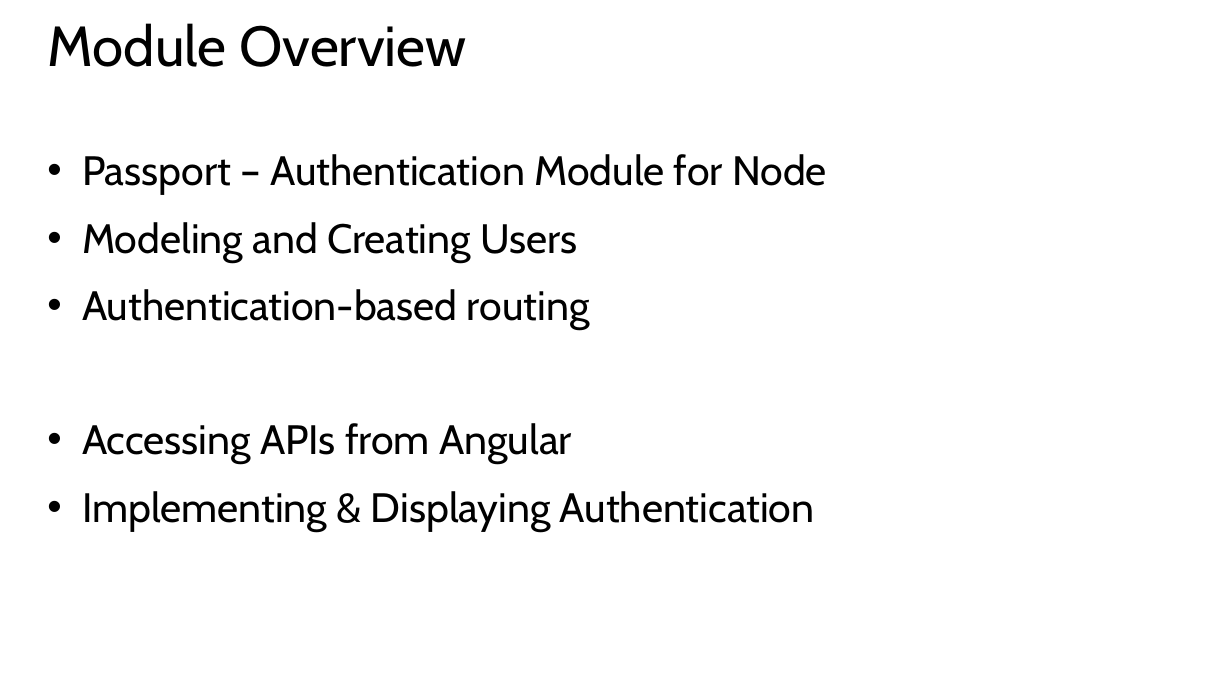
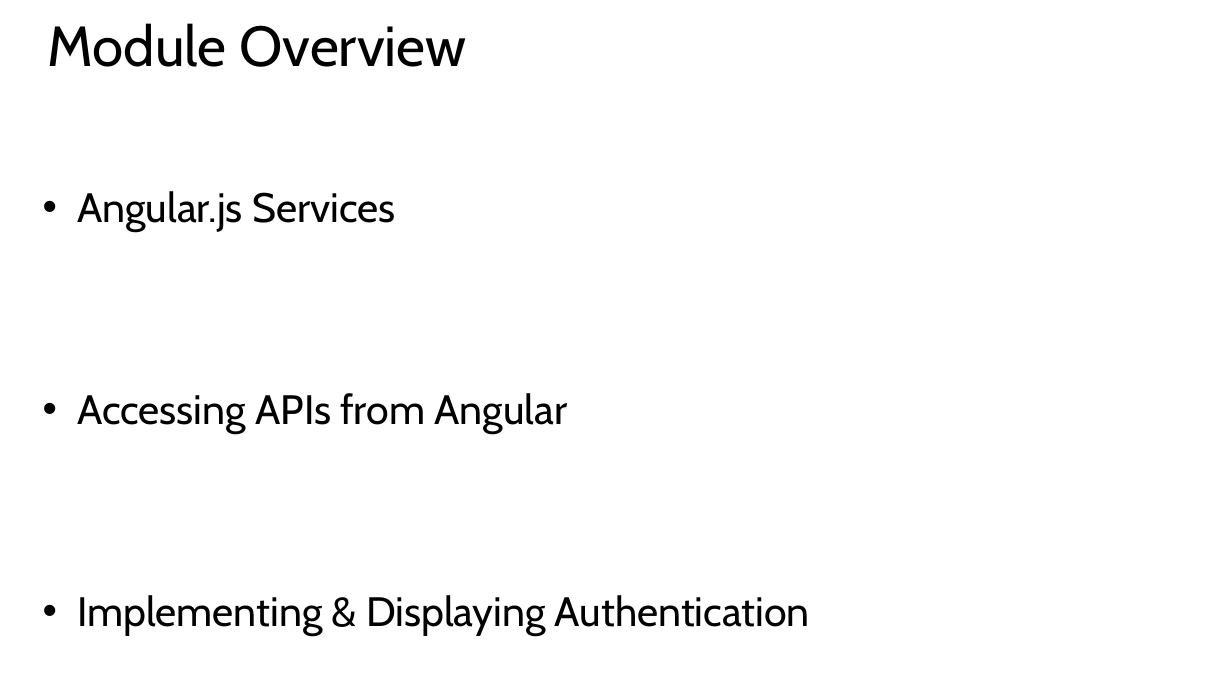
Before and after one commit to hwz/chirp, a slide deck: slide 2 of slides/module5.pptx. Drawn at 1232x693 pixels with LibreOffice and Linux fonts; fonts in the diff are those of the drawing. Boxes give left, top, right and bottom in pixels: in the first picture for what was removed or moved away, otherwise in the second. Text is boxed around its words. In the diff, an @@ line names an element or a change of style, - is before the commit and + after.

Commit message:
added slides and stuff

```diff
--- a/slides/module5.pptx
+++ b/slides/module5.pptx
@@ text "Angular.js Services": place and size @@
-text "Angular.js Services" at [82, 154, 827, 532]
+text "Angular.js Services" at [77, 191, 810, 636]
@@ text at [77, 191, 395, 232]: text changed @@
-• Passport – Authentication Module for Node
-• Modeling and Creating Users
-• Authentication-based routing
+• Angular.js Services
```
Also in this commit, not shown: 2 slides removed, 4 other files.
